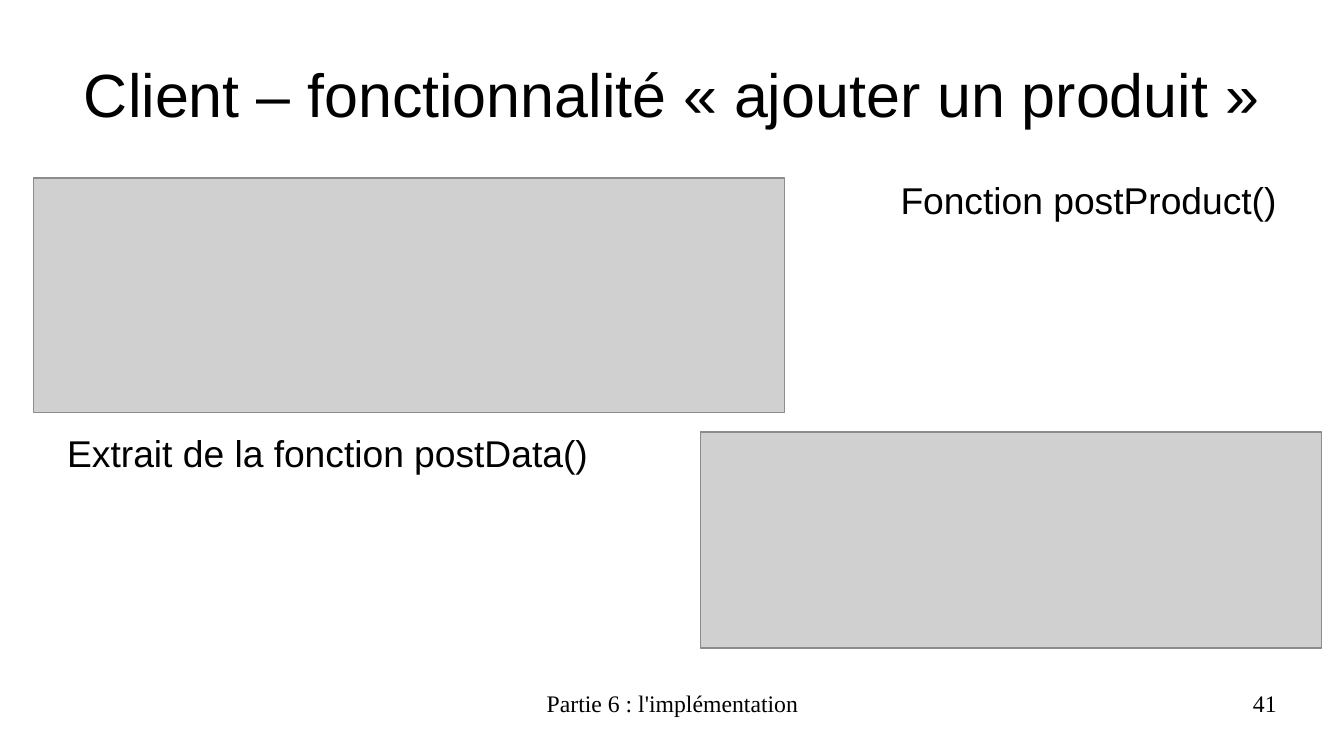
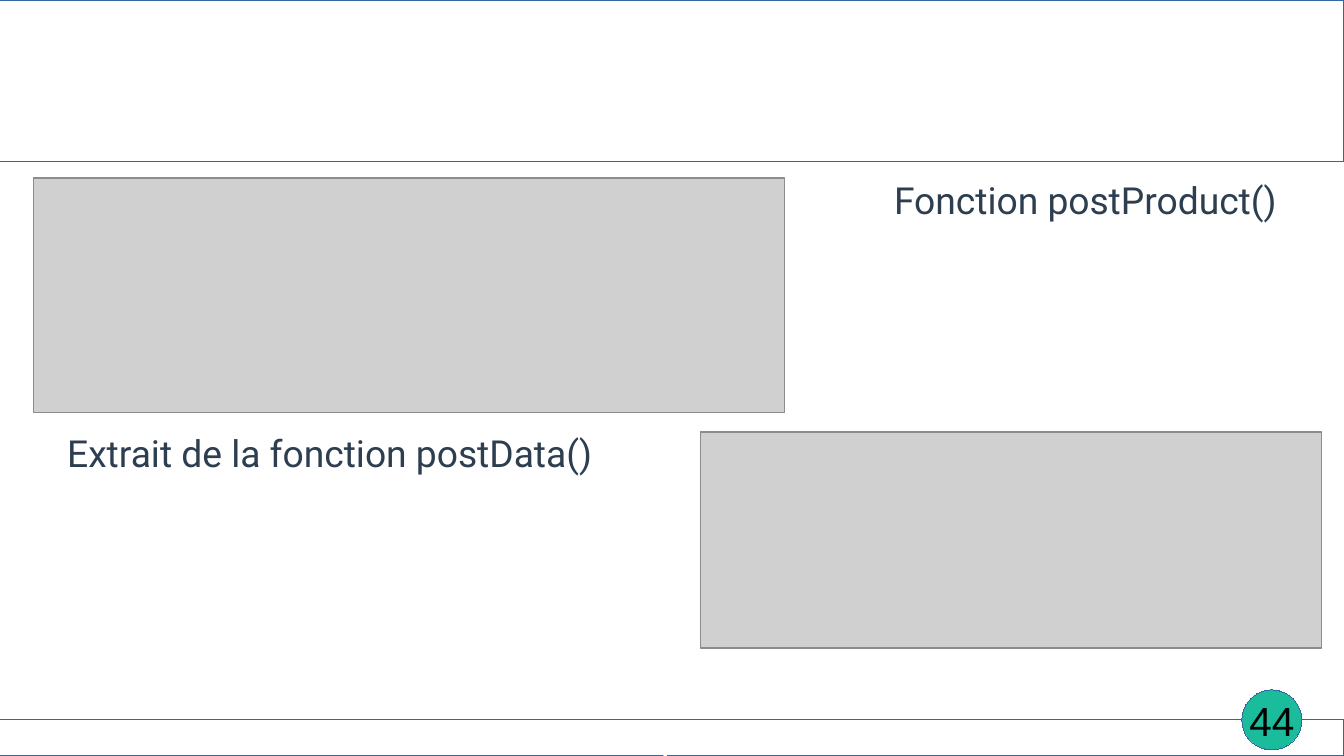
Before and after one commit to EmmaBroudic/Projet-Nooky, a slide deck: slide 44 of doc/Nooky4.odp (slide 41 before the commit). Drawn at 1344x756 pixels with LibreOffice and Linux fonts; fonts in the diff are those of the drawing; grey boxes stand for pictures. Boxes give left, top, right and bottom in pixels: in the first picture for what was removed or moved away, otherwise in the second. Text is boxed around its words. In the diff, an @@ line names an element or a change of style, - is before the commit and + after.

```diff
--- a/doc/Nooky4.odp
+++ b/doc/Nooky4.odp
@@ rectangle added at <box>0,0,1344,162</box>, outline #3465A4 0 pt @@
@@ title removed at <box>84,72,1208,128</box> @@
-Client – fonctionnalité « ajouter un produit »
@@ text "Fonction postProduct()" at <box>894,184,1277,223</box>: font Arial to Roboto, text colour #000000 to #2C3E50; less space between paragraphs @@
@@ text "Extrait de la fonction postData()" at <box>67,437,592,476</box>: font Arial to Roboto, text colour #000000 to #2C3E50; less space between paragraphs @@
@@ ellipse added at <box>1243,690,1303,750</box>, fill #1ABC9C, outline #3465A4 0 pt @@
@@ page number added at <box>1249,708,1294,743</box>, 24 pt, text #000000 @@
+44
@@ page number removed at <box>1253,696,1277,712</box> @@
-41
@@ rectangle added at <box>0,721,1344,756</box>, outline #3465A4 0 pt @@
@@ text at <box>487,755,856,756</box>: text changed; size 14 to 18 pt; font Times New Roman to Karla; text colour #000000 to #FFFFFF; bold on @@
-Partie 6 : l'implémentation
+Partie 6 : Implémentation
```
Also in this commit, not shown: 68 other slides changed, 9 slides added, 2 slides removed, 16 other files.
